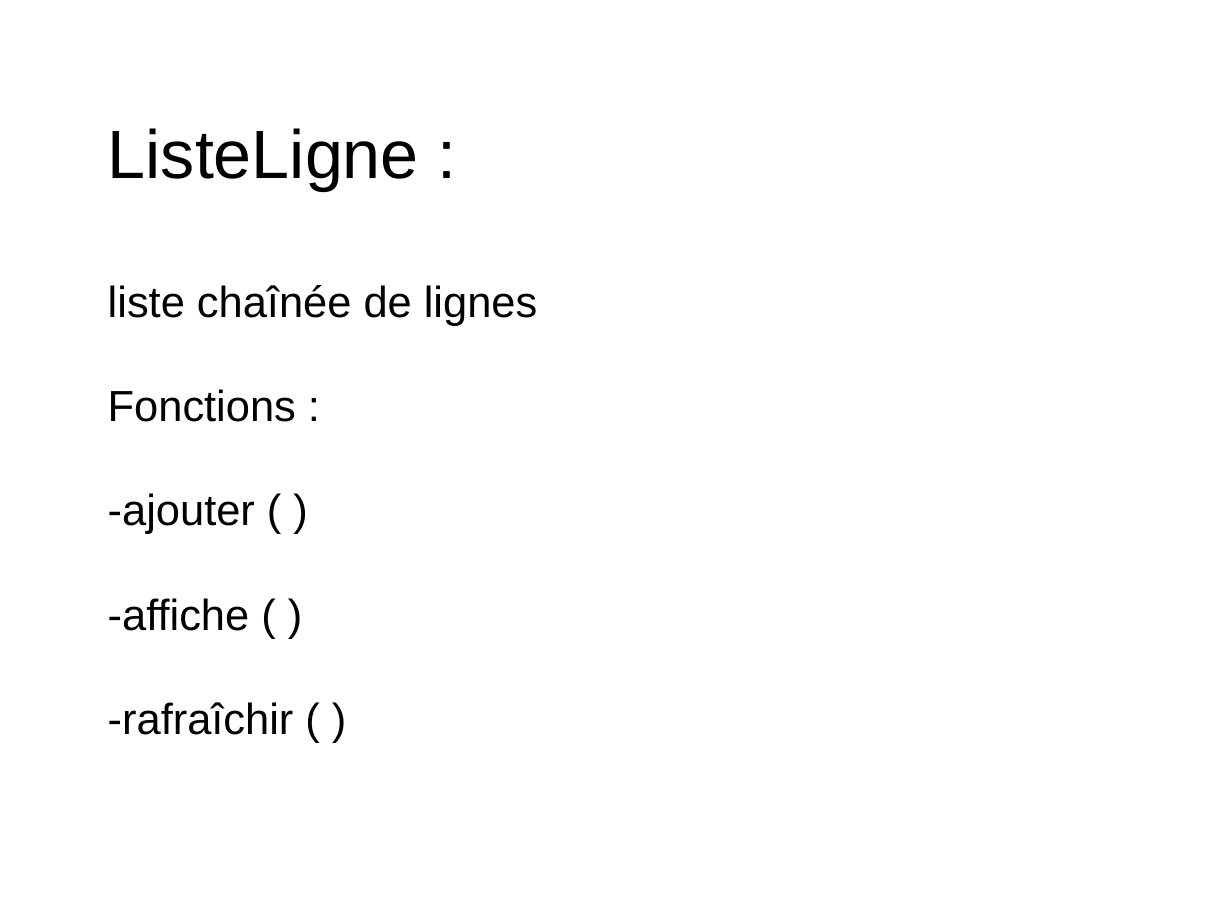
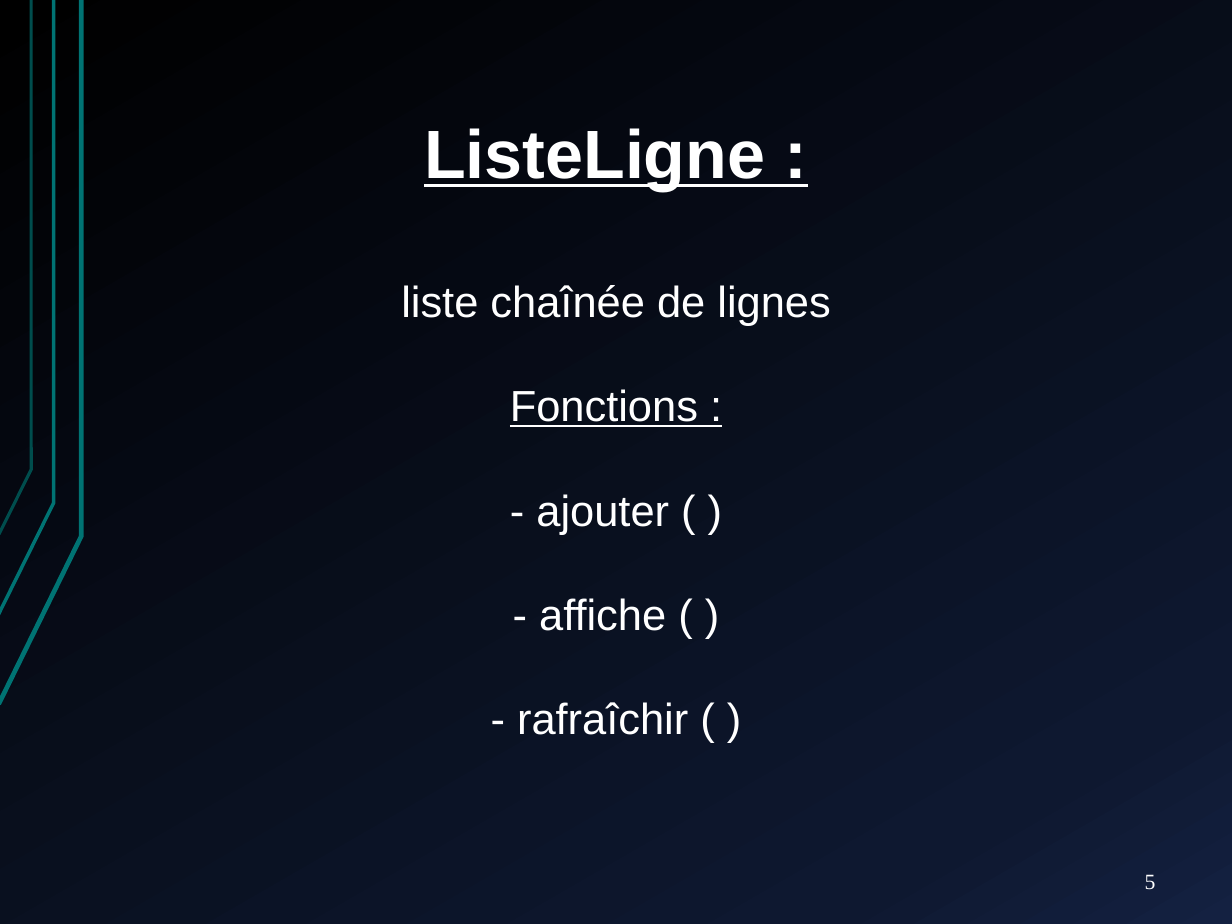
Before and after one commit to Camtouille/Projet-Gestion-Lignes-de-Trams, a slide deck: slide 5 of Présentation Programme Tram-Train.pptx (slide 4 before the commit). Drawn at 1232x924 pixels with LibreOffice and Linux fonts; fonts in the diff are those of the drawing. Boxes give left, top, right and bottom in pixels: in the first picture for what was removed or moved away, otherwise in the second. Text is boxed around its words. In the diff, an @@ line names an element or a change of style, - is before the commit and + after.

```diff
--- a/Présentation Programme Tram-Train.pptx
+++ b/Présentation Programme Tram-Train.pptx
@@ background #FFFFFF to gradient #000000 to #0F1931 to #142242 @@
@@ freeform shape added at [0,0,82,704], outline #007373 3 pt @@
@@ freeform shape added at [0,0,55,615], outline #007373 2.25 pt @@
@@ freeform shape added at [0,0,31,534], outline #007373 2 pt @@
@@ text "ListeLigne :": place and size @@
-text "ListeLigne :" at [108,128,537,735]
+text "ListeLigne :" at [401,128,830,735]
@@ text at [401,128,830,427]: text colour #000000 to #FFFFFF in "ListeLigne :", "liste chaînée de lignes", "Fonctions :"; bold on in "ListeLigne :"; underline on in "ListeLigne :", "Fonctions :"; alignment left to centre @@
@@ text at [517,494,688,735]: text changed; text colour #000000 to #FFFFFF @@
--ajouter ( )
--affiche ( )
--rafraîchir ( )
+- ajouter ( )
+- affiche ( )
+- rafraîchir ( )
@@ page number added at [1145,874,1156,890], 14 pt, text #FFFFFF @@
+5
```
Also in this commit, not shown: 4 other slides changed, 10 slides added, 2 slides removed.
